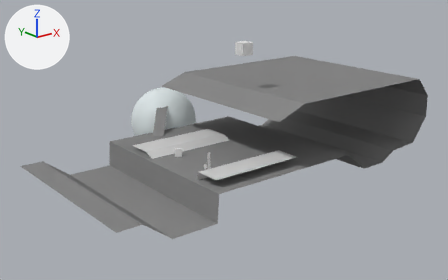
One commit to the Blender file Refactor/Data/Models/PlayerController.blend: the scene before it, then after it.
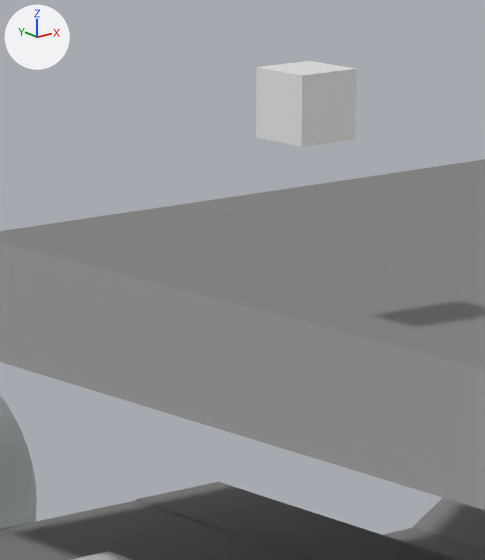
The first picture shows the older version from a camera (50 mm lens) standing at (-66.4, -77.5, 32.4) and looking at (-1.4, 3.7, -0.1). The close-ups show both versions on the part from 42% to 62% of the width and 11% to 47% of the height of that picture; other places that the commit changed are outside them. Arrows for +X, +Y and +Z are at upper left; the lights stay in place. Objects named as collision shapes, trigger or cutter boxes, shadow casters or lower levels of detail are left out.

The first close-up shows 'Cube', 'Sphere', 'TestGround.001', 'TestGround.002', 'TestGround.003'.
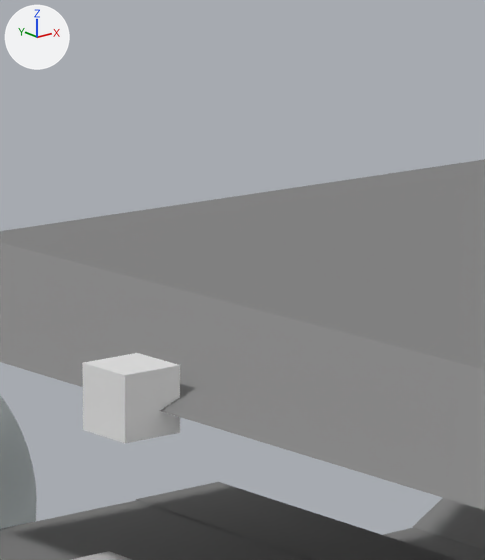
Boxes (x1, y1, x2, y2) around the edits, measured in the close-ups (485 x 560 px):
'Cube', moved: before (256, 61, 356, 147); after (82, 353, 180, 443)

The change, as a diff of the scene's bpy script:
```diff
--- a/Refactor/Data/Models/PlayerController.blend.py
+++ b/Refactor/Data/Models/PlayerController.blend.py
@@ ob_cube @@
 ob_cube = bpy.data.objects.new('Cube', me_cube_009)
-ob_cube.location = (-2.36, -2.59, 16.85)
+ob_cube.location = (-6.77, -0.13, 8.47)
```
